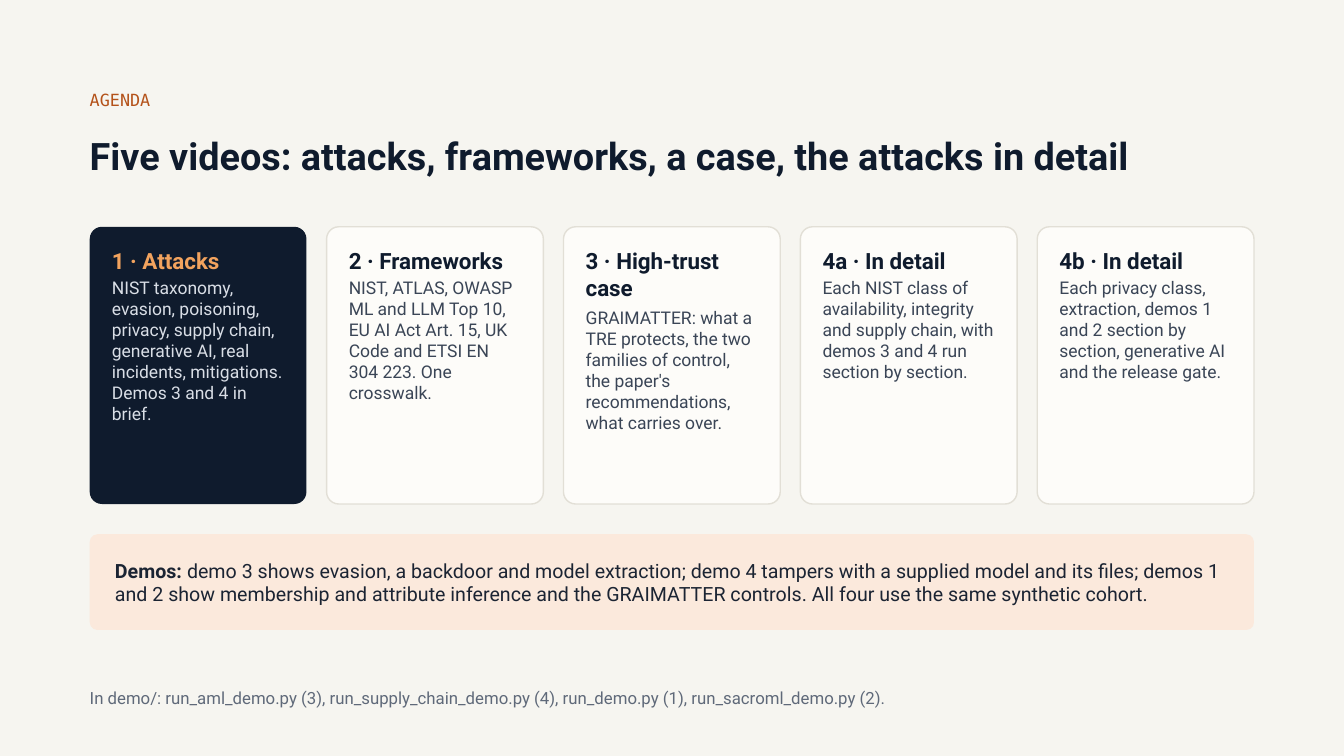
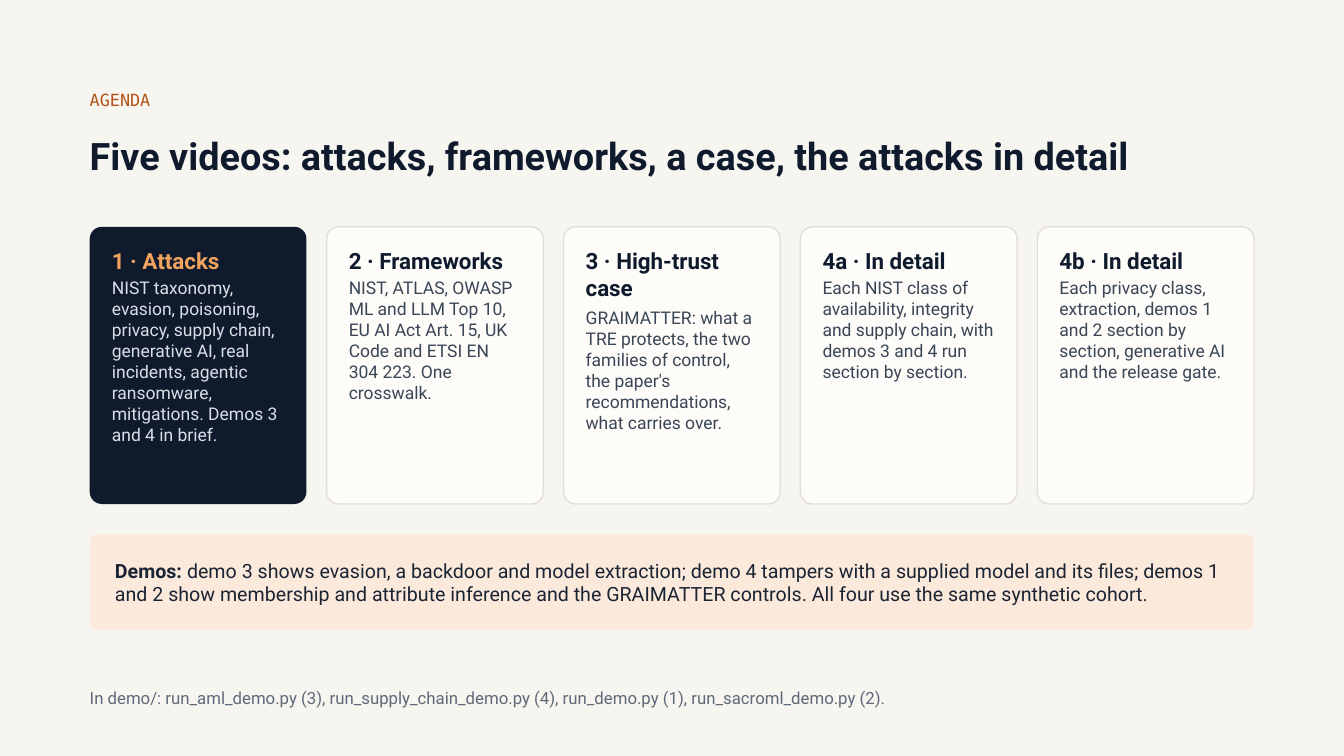
Before and after one commit to olonok69/graimatter_ML, a slide deck: slide 2 of docs/Adversarial_ML.pptx. Drawn at 1344x756 pixels with LibreOffice and Linux fonts; fonts in the diff are those of the drawing. Boxes give left, top, right and bottom in pixels: in the first picture for what was removed or moved away, otherwise in the second. Text is boxed around its words. In the diff, an @@ line names an element or a change of style, - is before the commit and + after.

```diff
--- a/docs/Adversarial_ML.pptx
+++ b/docs/Adversarial_ML.pptx
@@ text at bbox=[112, 281, 278, 441]: text changed @@
-NIST taxonomy, evasion, poisoning, privacy, supply chain, generative AI, real incidents, mitigations. Demos 3 and 4 in brief.
+NIST taxonomy, evasion, poisoning, privacy, supply chain, generative AI, real incidents, agentic ransomware, mitigations. Demos 3 and 4 in brief.
```
Also in this commit, not shown: 1 other slide changed, 1 slide added, 6 other files.
